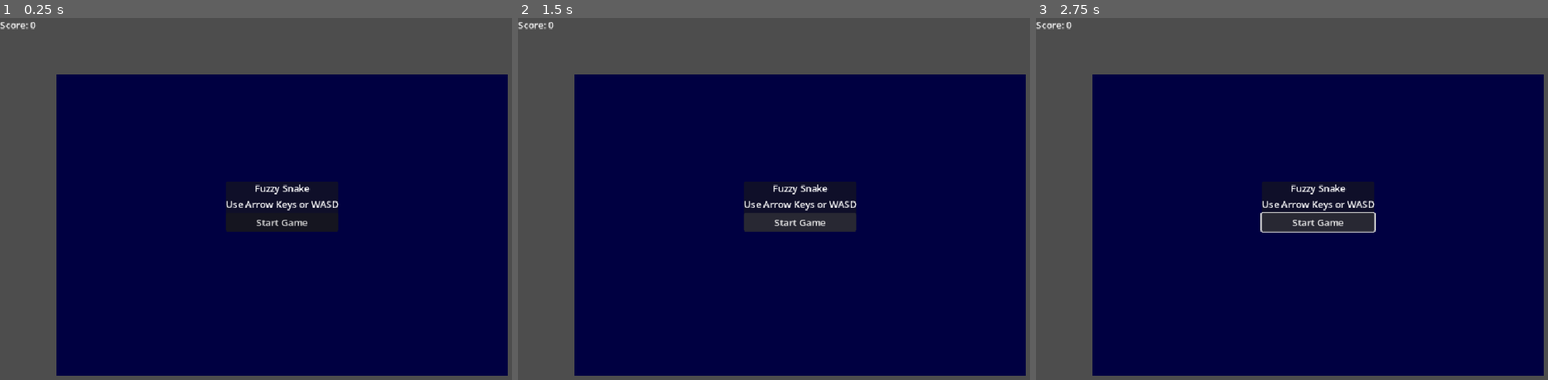
Above: before the commit, frames 1-3 (left to right).
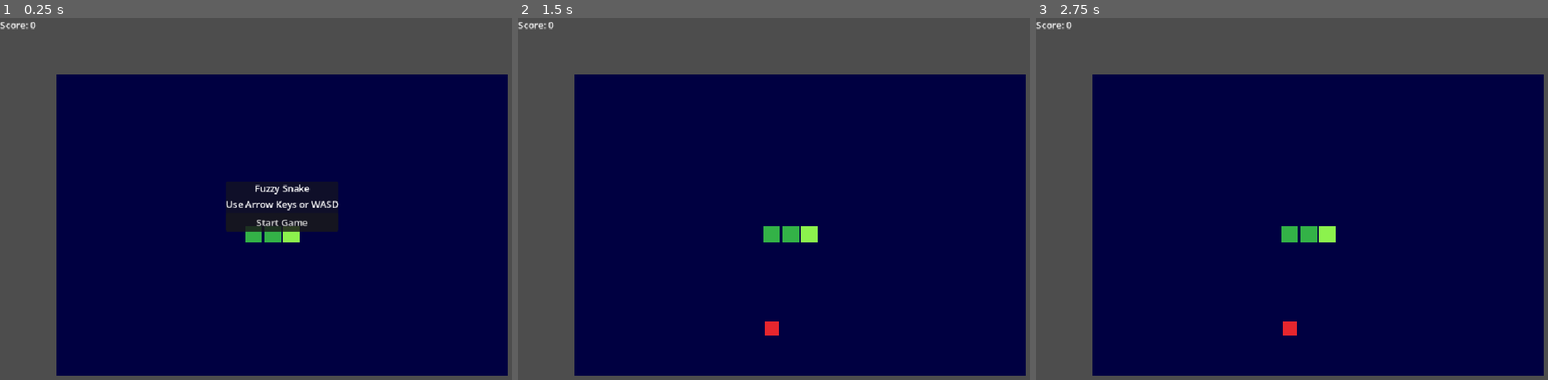
Above: after the commit, the same moments.

Repository: bbeck2417/SDEV148GroupProject
Game: Godot game, scene res://scenes/Main.tscn
The game is run twice, just before and just after one commit, with the same random seed, the same clock (stepped at 60 frames per second) and the same inputs. Before the commit the project has no main scene; this scene is started directly in both runs.
Inputs (mouse positions are in pixels of both pictures, inside the frame that each line leads up to):
- Up to frame 1 (0.25 s): no input
- Up to frame 2 (1.5 s): click "Start Game" at 0.5 s; click (799, 220) at 1.25 s, where only the run before the commit has a clickable "Start Game"
- Up to frame 3 (2.75 s): tap Enter at 2 s; hold Right (move_right) from 2.03 s (still down)

The runs differ from the first frame. In frame 1, 0.4% of the frame differs, in the area x 47-59%, y 57-62%; in frame 2, 2.0%; in frame 3, 2.1%, in the area x 43-67%, y 45-88%.

Commit message:
added keyboard direction controls

Diff:
--- a/project.godot
+++ b/project.godot
@@ -11,6 +11,7 @@
 [application]
 
 config/name="Fuzzy Snek"
+run/main_scene="uid://djvvh5okx2u40"
 config/features=PackedStringArray("4.6", "GL Compatibility")
 config/icon="res://icon.svg"
 
--- a/scenes/Main.tscn
+++ b/scenes/Main.tscn
@@ -30,6 +30,9 @@
 text = "Fuzzy Snake"
 horizontal_alignment = 1
 
+[node name="RestartButton" parent="HUD/Interface/CenterPanel/VBoxContainer" parent_id_path=PackedInt32Array(959721246, 1289236990) index="3" unique_id=1488921546]
+visible = true
+
 [connection signal="timeout" from="MoveTimer" to="." method="_on_move_timer_timeout"]
 [connection signal="pressed" from="HUD/Interface/CenterPanel/VBoxContainer/StartButton" to="." method="_on_start_button_pressed"]
 [connection signal="pressed" from="HUD/Interface/CenterPanel/VBoxContainer/RestartButton" to="." method="_on_restart_button_pressed"]
--- a/scripts/apple.gd
+++ b/scripts/apple.gd
@@ -1,3 +1,4 @@
+# apple.gd
 extends Node2D
 
 var cell_size = 32
@@ -8,7 +9,7 @@
 	grid_position = cell
 	queue_redraw()
 
-func draw():
+func _draw():
 	var pixel_position = Vector2(grid_position) * cell_size
 	var apple_rectangle = Rect2(pixel_position + Vector2(4, 4), Vector2(cell_size - 8, cell_size - 8))
 	draw_rect(apple_rectangle, apple_color)
--- a/scripts/game_controller.gd
+++ b/scripts/game_controller.gd
@@ -1,3 +1,4 @@
+#game_cotroller.gd
 extends Node2D
 
 var grid_columns = 24
@@ -36,10 +37,59 @@
 func _on_move_timer_timeout() -> void:
 	pass # Replace with function body.
 
+func place_apple():
+	var available_cells = []
 
-func _on_start_button_pressed() -> void:
-	pass # Replace with function body.
+	for row in range(grid_rows):
+		for column in range(grid_columns):
+			var cell = Vector2i(column, row)
+
+			if not snake.occupies_cell(cell):
+				available_cells.append(cell)
+
+	if available_cells.is_empty():
+		apple.visible = false
+		return false
+
+	var chosen_cell = available_cells.pick_random()
+	apple.place_at(chosen_cell)
+	apple.visible = true
+	return true
+
+func _on_start_button_pressed():
+	start_game()
 
 
-func _on_restart_button_pressed() -> void:
-	pass # Replace with function body.
+func _on_restart_button_pressed():
+	start_game()
+
+func start_game():
+	move_timer.stop()
+	score = 0
+	game_running = true
+	snake.reset()
+	update_score_label()
+	center_panel.visible = false
+	place_apple()
+	move_timer.start()
+
+func finish_game():
+	game_running = false
+	move_timer.stop()
+	center_panel.visible = true
+	message_label.text = "Game Over"
+	start_button.visible = false
+	restart_button.visible = true
+
+func _unhandled_input(event):
+	if not game_running:
+		return
+
+	if event.is_action_pressed("move_up"):
+		snake.request_direction(Vector2i.UP)
+	if event.is_action_pressed("move_down"):
+		snake.request_direction(Vector2i.DOWN)
+	if event.is_action_pressed("move_left"):
+		snake.request_direction(Vector2i.LEFT)
+	if event.is_action_pressed("move_right"):
+		snake.request_direction(Vector2i.RIGHT)
--- a/scripts/snake.gd
+++ b/scripts/snake.gd
@@ -65,11 +65,11 @@
 func occupies_cell(cell):
 	return cell in body
 
-func draw():
+func _draw():
 	for index in range(body.size()):
 		var cell = body[index]
-		var pixel_position = Vector2(cell) * cell_size
-		var segment_rectangle = Rect2(pixel_position + Vector2(2, 2), Vector2(cell_size - 4, cell_size - 4))
+		var pixel_position = Vector2i(cell) * cell_size
+		var segment_rectangle = Rect2(pixel_position + Vector2i(2, 2), Vector2i(cell_size - 4, cell_size - 4))
 
 		if index == 0:
 			draw_rect(segment_rectangle, head_color)
